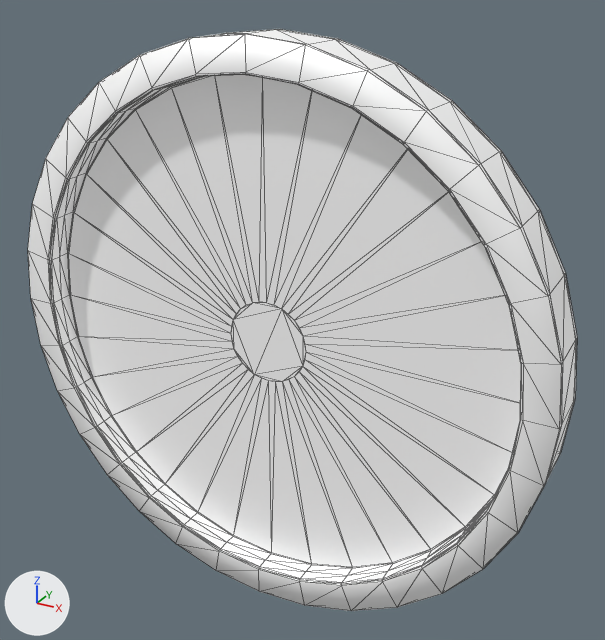
One commit to the glTF model packages/dcl/models/cadre.glb: the scene before it, then after it.
One viewpoint serves both versions: a 50 mm camera at (2.69, -4.41, 2.42) aimed at (0.17, 0.16, 0.14). The lights are fixed; the arrows at lower left show +X, +Y and +Z. Mesh edges are drawn as thin lines. Where no turn or scale is listed for an object, it has been applied to the vertices. Vertices at the same position are counted once.

Names of what the first picture shows: 'cadre.001'.
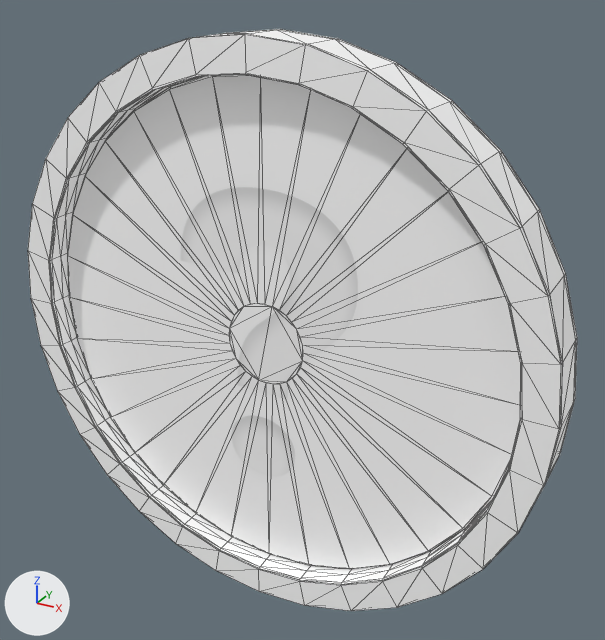
Where the newer file only moved an object's origin or applied its transform, the numbers keep the older frame.

Patch to the scene script:
```diff
--- a/packages/dcl/models/cadre.glb.py
+++ b/packages/dcl/models/cadre.glb.py
@@ img_pointdinterrogation @@
+img_pointdinterrogation = load_image('pointDinterrogation', '_unpacked/pointDinterrogation', 554, 554, 'sRGB')
@@ mat_pointdinterrogation @@
+mat_pointdinterrogation = principled_material('pointDinterrogation')
+mat_pointdinterrogation.texture = img_pointdinterrogation
+mat_pointdinterrogation.metallic = 0.3
+mat_pointdinterrogation.roughness = 0.68
+mat_pointdinterrogation.emission_strength = 0.09
@@ me_cylinder_077 @@
 me_cylinder_077.from_pydata(...)  # 576 vertices, 1148 faces; spans x -2.0..2.0, y -0.2..0.2, z -2.0..2.0
 # used by ob_cadre_001; location = (0.0, 0.0, 0.0)
+# me_cylinder_077 part 1
+# 32 vertices are removed from x -0.29..0.29, y -0.01, z -0.29..0.29
+# 124 faces are deleted
+# 64 vertices in x -1.78..1.78, y -0.1..0.09, z -1.78..1.78 move by (0.0, 0.01, 0.0)
+# 4 vertices in x -1.74..-0.35, y -0.01, z 0.35..1.74 move by (0.01, -0.03, -0.01)
+# 4 vertices in x -1.25..1.25, y -0.01, z -1.25..1.25 move by (0.0, -0.03, 0.0)
+# 4 vertices in x -1.74..-0.35, y -0.01, z -1.74..-0.35 move by (0.01, -0.03, 0.01)
+# 4 vertices in x 0.35..1.74, y -0.01, z -1.74..-0.35 move by (-0.01, -0.03, 0.01)
+# 4 vertices in x 0.35..1.74, y -0.01, z 0.35..1.74 move by (-0.01, -0.03, -0.01)
+# 40 vertices move from x -1.77..1.77, y -0.01..0.01, z -1.77..1.77 to x -1.77..1.77, y -0.04..0.01, z -1.77..1.77
+# 32 vertices are added at x -0.29..0.29, y -0.04, z -0.29..0.29
+# 124 new faces join them, mat_pointdinterrogation (picture img_pointdinterrogation)
+# me_cylinder_077 part 2: 1024 kept faces spanning x -2.0..2.0, y -0.2..0.2, z -2.0..2.0 get new texture (UV) coordinates
 me_cylinder_077.materials.append(mat_tableau)
+me_cylinder_077.materials.append(mat_pointdinterrogation)  # picture img_pointdinterrogation
```

What differs and where, as boxes [x1, y1, x2, y2] in the pictures (605 x 640 px; the box of a moved part takes in the faces that stretch with it):
part 1 of me_cylinder_077, moved or reshaped
    both: [52, 74, 521, 583]
part 2 of me_cylinder_077, surface changed
    both: [28, 29, 577, 611]
